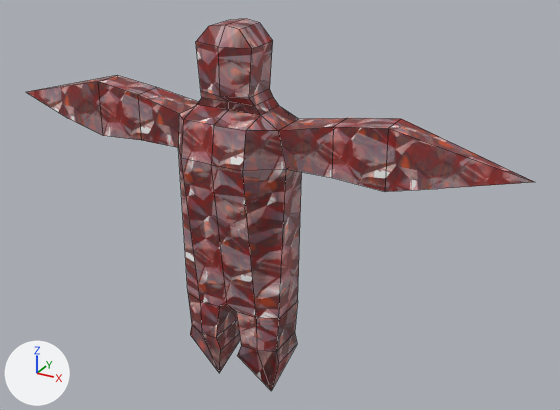
The Blender file source-art/characters/archa-enemy.blend, before and after one commit.
Camera for both pictures: a 50 mm lens placed at (2.99, -4.78, 4.17), pointed at (0.27, 0.17, 1.7). Lighting does not change. The marker at lower left points along +X, +Y and +Z. The first picture is the older version. Mesh edges are drawn as thin lines.

Before the edit, the objects in view are built like this:
```python
me_archa_mesh = bpy.data.meshes.new('Archa-Mesh')
me_archa_mesh.from_pydata(...)  # 124 vertices, 135 faces, 1 loose edge; spans x -6.22..6.22, y -1.63..1.67, z -1.91..1.91
me_archa_mesh.materials.append(mat_archa_material)  # picture img_red_crystals_png
ob_archa = bpy.data.objects.new('Archa', me_archa_mesh)
ob_archa.location = (0.006, -0.042, 1.578)
ob_archa.scale = (0.353, 0.216, 0.819)
```
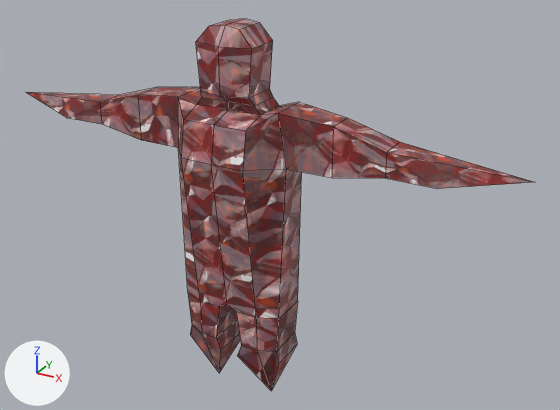
What differs and where, as boxes (x1, y1, x2, y2) in the pictures (560 x 410 px; the box of a moved part takes in the faces that stretch with it):
'Archa', reshaped: before (26, 19, 534, 391); after (26, 19, 533, 391)
part 1 of me_archa_mesh, moved or reshaped: before (332, 118, 534, 192); after (332, 118, 533, 189)
part 2 of me_archa_mesh, moved or reshaped: before (26, 75, 157, 140); after (26, 88, 154, 140)
part 3 of me_archa_mesh, moved or reshaped: before (243, 106, 347, 178); after (243, 102, 348, 178)
part 4 of me_archa_mesh, moved or reshaped: before (138, 88, 198, 156); after (138, 87, 202, 156)

What the commit changed:
me_archa_mesh has 124 vertices, 135 faces, 1 loose edge and spans x -6.22..6.22, y -1.63..1.67, z -1.91..1.91.
me_archa_mesh is used by ob_archa; location (0.006, -0.042, 1.578); scale (0.353, 0.216, 0.819).
Part 1, on me_archa_mesh:
Vertex 18 of me_archa_mesh moves from (3.52, -0.43, 1.22) at pixel (388, 128) to (3.52, -0.43, 1.01) at pixel (386, 152).
Vertex 19 of me_archa_mesh moves from (3.52, 0.7, 1.22) at pixel (401, 118) to (3.52, 0.7, 1.01) at pixel (399, 141).
Vertex 20 of me_archa_mesh moves from (3.52, -0.43, 0.66) at pixel (384, 191) to (3.52, -0.43, 0.78) at pixel (385, 178).
Vertex 21 of me_archa_mesh moves from (3.52, 0.7, 0.67) to (3.52, 0.7, 0.79).
Part 2, on me_archa_mesh:
Vertex 90 of me_archa_mesh moves from (-3.52, -0.43, 1.22) at pixel (97, 81) to (-3.52, -0.43, 1.01) at pixel (99, 102).
Vertex 91 of me_archa_mesh moves from (-3.52, 0.7, 1.22) at pixel (117, 75) to (-3.52, 0.7, 1.01) at pixel (119, 94).
Vertex 92 of me_archa_mesh moves from (-3.52, -0.43, 0.66) at pixel (102, 135) to (-3.52, -0.43, 0.78) at pixel (101, 124).
Vertex 93 of me_archa_mesh moves from (-3.52, 0.7, 0.67) to (-3.52, 0.7, 0.79).
Part 3, on me_archa_mesh:
Vertex 0 of me_archa_mesh moves from (1.22, -0.61, 1.05) at pixel (278, 130) to (1.22, -0.61, 1.21) at pixel (277, 113).
Vertex 1 of me_archa_mesh moves from (1.22, 0.88, 1.05) at pixel (298, 118) to (1.22, 0.88, 1.21) at pixel (299, 101).
Part 4, on me_archa_mesh:
Vertex 76 of me_archa_mesh moves from (-1.22, -0.61, 1.05) at pixel (178, 113) to (-1.22, -0.61, 1.21) at pixel (177, 96).
Vertex 77 of me_archa_mesh moves from (-1.22, 0.88, 1.05) to (-1.22, 0.88, 1.21).
